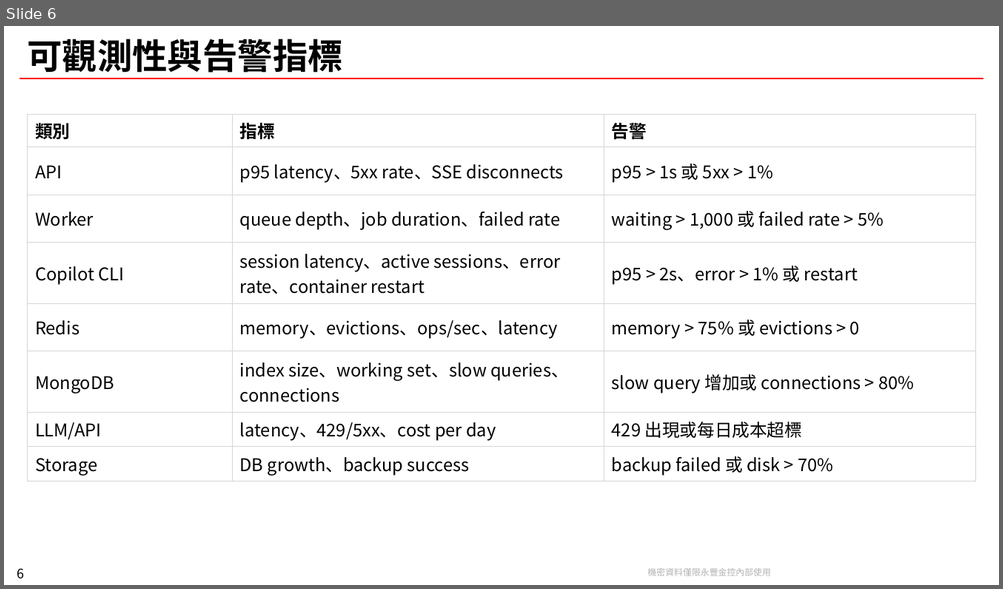
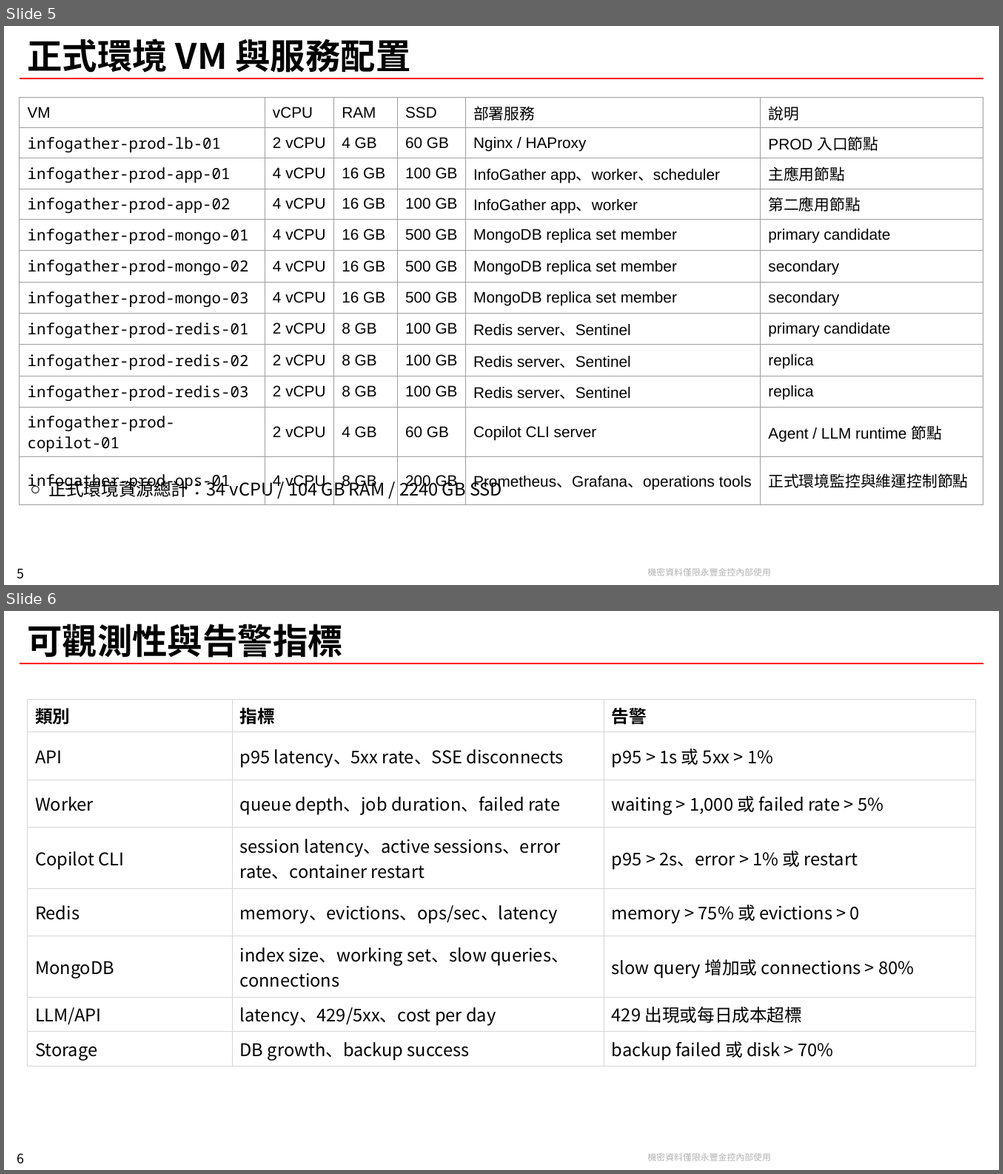
Before and after one commit to chunkai1312/temp, a slide deck: infogather.pptx. Shown one above the other, each under a label of ours: slide 6 before the commit, slides 5 and 6 after it. The pictures are 1003x589 and 1003x1174 pixels, drawn with LibreOffice and Linux fonts; fonts in the diff are those of the drawing; background and template pictures are left out. Boxes give left, top, right and bottom in pixels: in the first picture for what was removed or moved away, otherwise in the second. Text is boxed around its words. In the diff, an @@ line names an element or a change of style, - is before the commit and + after.

```diff
--- a/infogather.pptx
+++ b/infogather.pptx
@@ slide 5 added at <box>4,26,999,585</box>, background #FFFFFF; not listed: 3 template elements that a slide beside it also shows @@
@@ title added at <box>27,39,411,79</box>, 32 pt, text #000000, bold @@
+正式環境 VM 與服務配置
@@ table added at <box>20,97,983,494</box>, 12 rows, 6 columns @@
+VM | vCPU | RAM | SSD | 部署服務 | 說明
+infogather-prod-lb-01 | 2 vCPU | 4 GB | 60 GB | Nginx / HAProxy | PROD 入口節點
+infogather-prod-app-01 | 4 vCPU | 16 GB | 100 GB | InfoGather app、worker、scheduler | 主應用節點
+infogather-prod-app-02 | 4 vCPU | 16 GB | 100 GB | InfoGather app、worker | 第二應用節點
+infogather-prod-mongo-01 | 4 vCPU | 16 GB | 500 GB | MongoDB replica set member | primary candidate
+infogather-prod-mongo-02 | 4 vCPU | 16 GB | 500 GB | MongoDB replica set member | secondary
+infogather-prod-mongo-03 | 4 vCPU | 16 GB | 500 GB | MongoDB replica set member | secondary
+infogather-prod-redis-01 | 2 vCPU | 8 GB | 100 GB | Redis server、Sentinel | primary candidate
+infogather-prod-redis-02 | 2 vCPU | 8 GB | 100 GB | Redis server、Sentinel | replica
+infogather-prod-redis-03 | 2 vCPU | 8 GB | 100 GB | Redis server、Sentinel | replica
+infogather-prod-copilot-01 | 2 vCPU | 4 GB | 60 GB | Copilot CLI server | Agent / LLM runtime 節點
+infogather-prod-ops-01 | 4 vCPU | 8 GB | 200 GB | Prometheus、Grafana、operations tools | 正式環境監控與維運控制節點
@@ text added at <box>49,478,502,500</box>, 16 pt, text #000000 @@
+○ 正式環境資源總計：34 vCPU / 104 GB RAM / 2240 GB SSD
```
Also in this commit, not shown: 2 slides changed, 1 slide removed.
